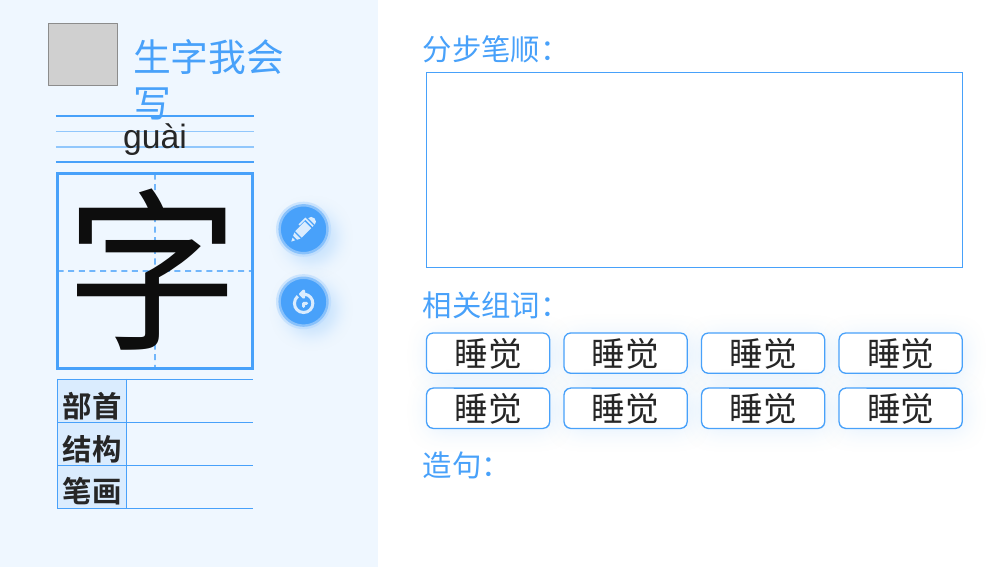
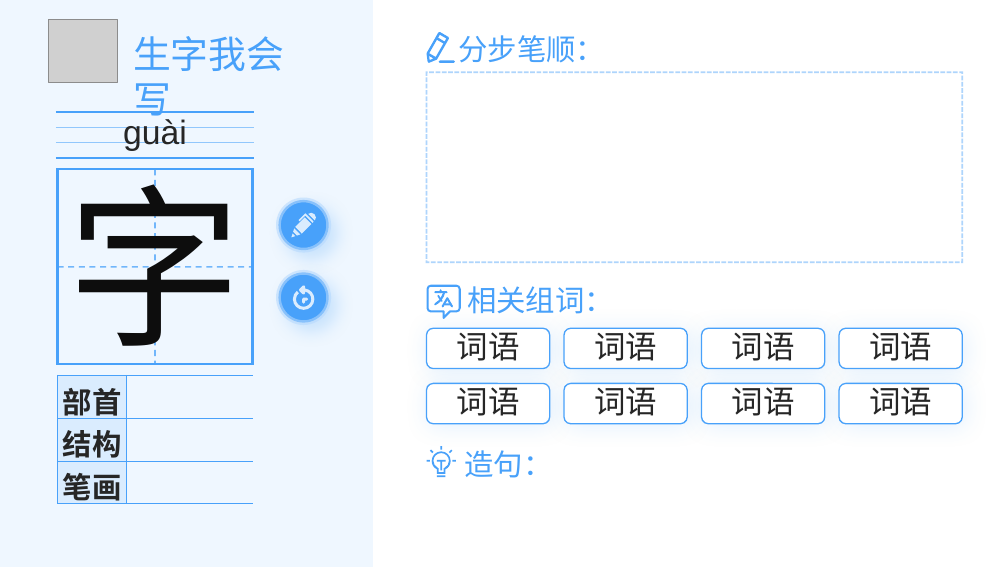
Before and after one commit to Andykjb6/Quick-Rubik-Cube-PPT-Plugin, a slide deck: slide 1 of Resources/生字教学.pptx. Drawn at 1008x567 pixels with LibreOffice and Linux fonts; fonts in the diff are those of the drawing; grey boxes stand for pictures; background and template pictures are left out. Boxes give left, top, right and bottom in pixels: in the first picture for what was removed or moved away, otherwise in the second. Text is boxed around its words. In the diff, an @@ line names an element or a change of style, - is before the commit and + after.

```diff
--- a/Resources/生字教学.pptx
+++ b/Resources/生字教学.pptx
@@ freeform shape: place and size @@
-freeform shape at bbox=[0, 0, 378, 567]
+freeform shape at bbox=[0, 0, 373, 567]
@@ text "分步笔顺：": place and size @@
-text "分步笔顺：" at bbox=[423, 35, 570, 63]
+text "分步笔顺：" at bbox=[458, 35, 605, 63]
@@ freeform shape added at bbox=[426, 32, 455, 63], fill #48A1FA @@
@@ rectangle: place and size @@
-rectangle at bbox=[426, 73, 963, 268]
+rectangle at bbox=[426, 73, 963, 262]
@@ rectangle at bbox=[426, 73, 963, 262]: outline #48A1FA 1 pt to #48A1FA 1.5 pt dashed @@
@@ text "字": place and size @@
-text "字" at bbox=[65, 161, 239, 370]
+text "字" at bbox=[68, 157, 242, 365]
@@ group added at bbox=[426, 285, 461, 319]: 6 freeform shapes @@
@@ text "相关组词：": place and size @@
-text "相关组词：" at bbox=[423, 291, 570, 319]
+text "相关组词：" at bbox=[467, 286, 614, 314]
@@ text in rounded rectangle at bbox=[457, 327, 520, 361]: text changed; size 32 to 30 pt @@
-睡觉
+词语
@@ text in rounded rectangle at bbox=[594, 327, 657, 361]: text changed; size 32 to 30 pt @@
-睡觉
+词语
@@ text in rounded rectangle at bbox=[732, 327, 795, 361]: text changed; size 32 to 30 pt @@
-睡觉
+词语
@@ 9 rounded rectangles, 6 lines, 2 ellipses, 2 freeform shapes, 1 picture, 1 text, 1 table: place and size @@
-9 rounded rectangles, 6 lines, 2 ellipses, 2 freeform shapes, 1 picture, 1 text, 1 table at bbox=[48, 23, 963, 515]
+9 rounded rectangles, 6 lines, 2 ellipses, 2 freeform shapes, 1 picture, 1 text, 1 table at bbox=[48, 20, 963, 511]
@@ text in rounded rectangle at bbox=[869, 327, 932, 361]: text changed; size 32 to 30 pt @@
-睡觉
+词语
@@ text in rounded rectangle at bbox=[457, 382, 520, 416]: text changed; size 32 to 30 pt @@
-睡觉
+词语
@@ text in rounded rectangle at bbox=[594, 382, 657, 416]: text changed; size 32 to 30 pt @@
-睡觉
+词语
@@ text in rounded rectangle at bbox=[732, 382, 795, 416]: text changed; size 32 to 30 pt @@
-睡觉
+词语
@@ text in rounded rectangle at bbox=[869, 382, 932, 416]: text changed; size 32 to 30 pt @@
-睡觉
+词语
@@ freeform shape added at bbox=[426, 446, 456, 477], fill #48A1FA @@
@@ text "造句：": place and size @@
-text "造句：" at bbox=[423, 451, 511, 479]
+text "造句：" at bbox=[464, 450, 552, 478]
@@ freeform shape added at bbox=[437, 460, 445, 470], fill #48A1FA @@
```
Also in this commit, not shown: 4 other files.
